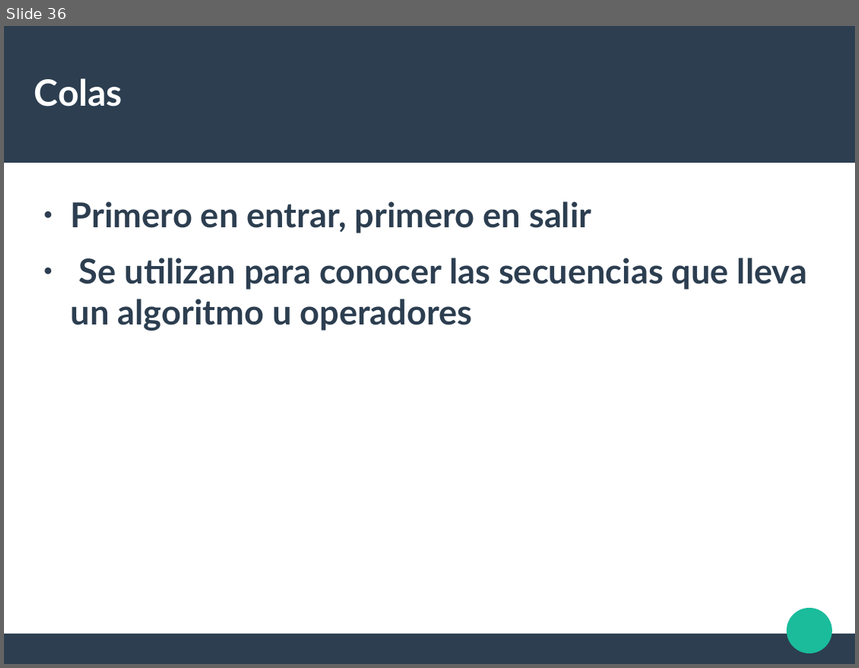
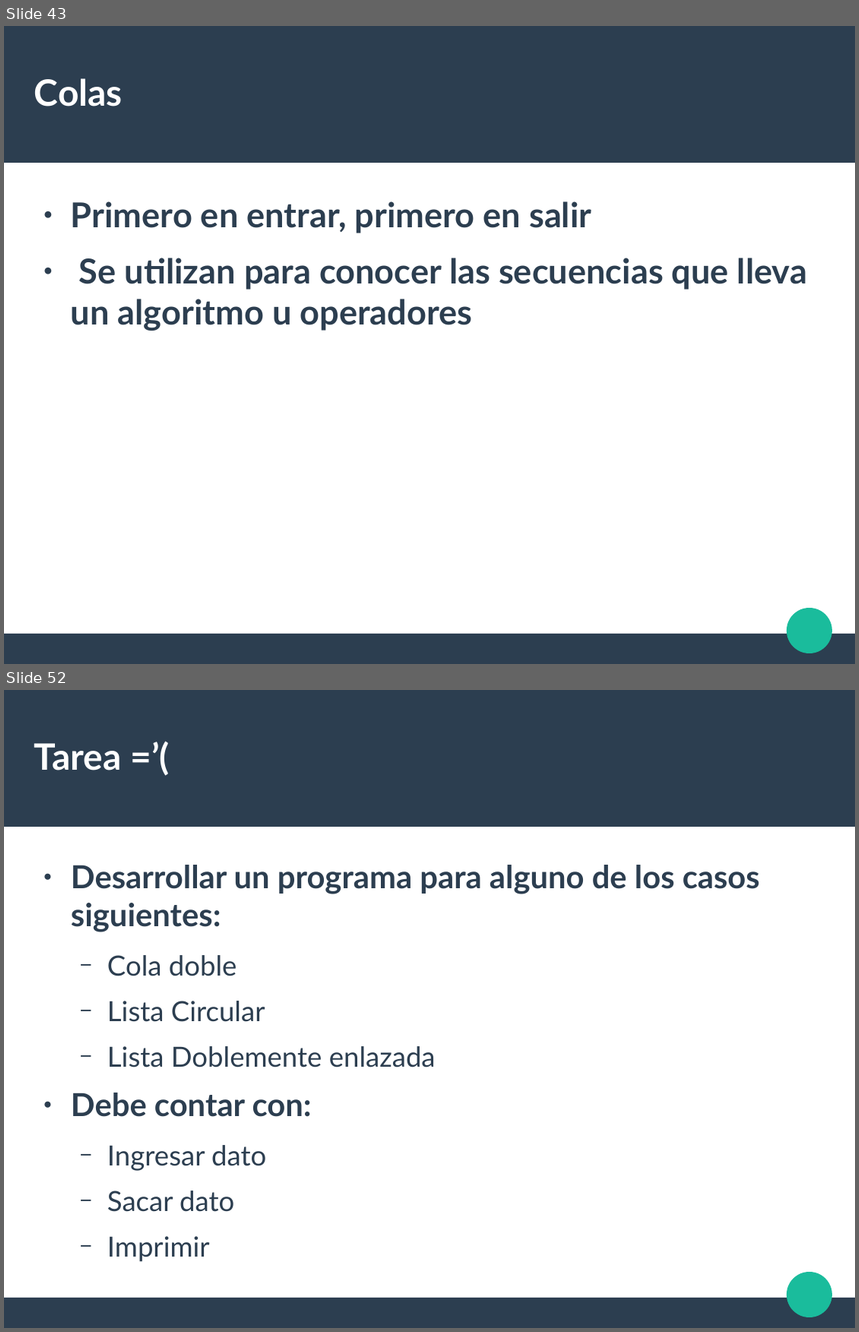
Before and after one commit to liowiki/EDA1-20192, a slide deck: Tema1.odp. Shown one above the other, each under a label of ours: slide 36 before the commit, slides 43 and 52 after it; the slides between them are not shown. The pictures are 859x668 and 859x1332 pixels, drawn with LibreOffice and Linux fonts; fonts in the diff are those of the drawing. Boxes give left, top, right and bottom in pixels: in the first picture for what was removed or moved away, otherwise in the second. Text is boxed around its words. In the diff, an @@ line names an element or a change of style, - is before the commit and + after.

```diff
--- a/Tema1.odp
+++ b/Tema1.odp
@@ slide 52 added at [4,690,855,1328], background #FFFFFF; not listed: 3 template elements that a slide beside it also shows @@
@@ title added at [34,743,122,771], 33.9 pt, text #FFFFFF, bold @@
+Tarea =’(
@@ text added at [71,865,760,1262], 25.9 pt, text #2C3E50 @@
+● Desarrollar un programa para alguno de los casos siguientes:
+  − Cola doble
+  − Lista Circular
+  − Lista Doblemente enlazada
+● Debe contar con:
+  − Ingresar dato
+  − Sacar dato
+  − Imprimir
@@ what was slide 36 is now slide 43 @@
```
Also in this commit, not shown: 11 other slides added.
